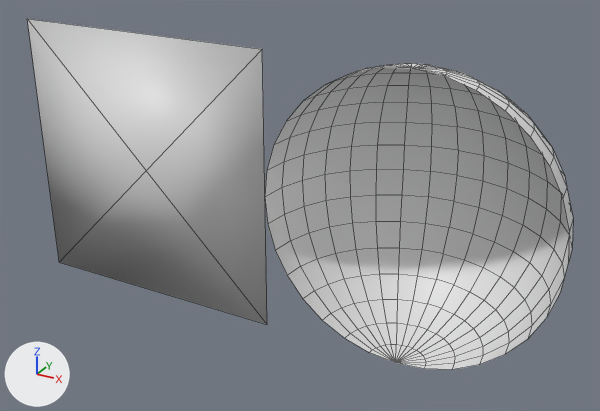
Renders of the Blender file addons/aacc/scenes/burnout_particle.blend from each side of a commit.
The view is the same before and after, from a camera (50 mm lens) standing at (2.69, -4.4, 2.19) and looking at (0.22, 0.09, -0.05). Lighting does not change. The marker at lower left points along +X, +Y and +Z. The older version comes first. Mesh edges are drawn as thin lines. Materials are left out; every surface is plain grey.
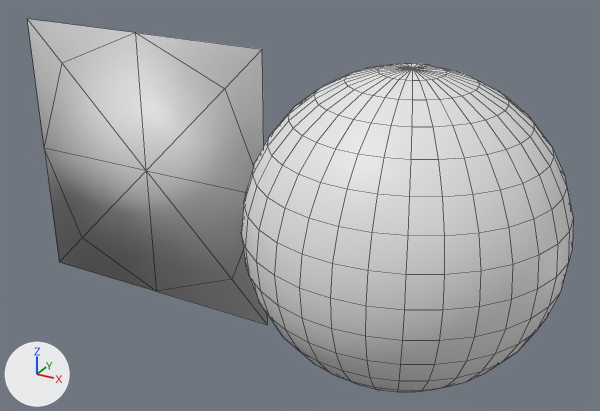
What the commit changed:
me_plane is used by ob_plane; location (-1.0, 0.0, 0.0).
me_plane had 5 vertices, 4 faces and spanned x -1.0..1.0, y 0.0, z -1.0..1.0.
me_plane now has 13 vertices, 16 faces and spans x -1.0..1.0, y 0.0, z -1.0..1.0.
Part 2, on me_plane:
4 faces are deleted.
8 vertices are added at x -1.0..1.0, y 0.0, z -1.0..1.0.
16 new faces join them.
me_sphere is used by ob_sphere; location (1.0, 0.0, 0.0).
me_sphere had 257 vertices, 256 faces and spanned x -1.0..1.0, y 0.0..1.0, z -1.0..1.0.
me_sphere now has 482 vertices, 512 faces and spans x -1.0..1.0, y -1.0..1.0, z -1.0..1.0.
Part 1, on me_sphere:
225 vertices are added at x -0.98..0.98, y -1.0..-0.04, z -0.98..0.98.
256 new faces join them.

Boxes (x1, y1, x2, y2) around the edits, measured in the pictures (600 x 411 px):
'Sphere', reshaped (7% wider, 7% taller)
    before: (265, 63, 573, 369)
    after: (242, 63, 573, 392)
part 1 of me_sphere, added
    after: (242, 68, 569, 392)
part 2 of me_plane, built on
    both: (27, 19, 267, 324)
